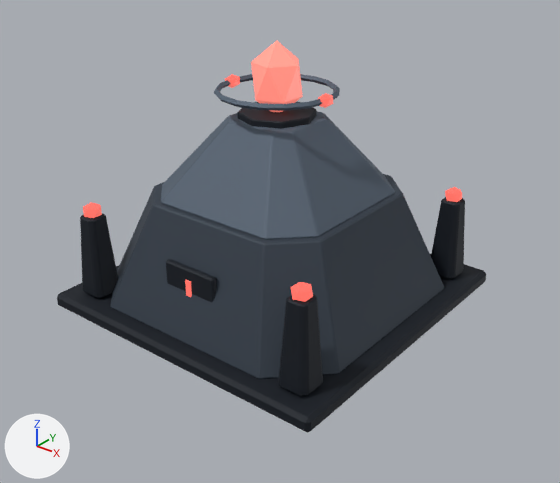
An edit to the glTF model assets/models/m_hq.glb, drawn before and after from the same camera.
Camera for both pictures: a camera (50 mm lens) standing at (8.06, -9.99, 7.33) and looking at (0.35, -0.36, 1.36). Every picture has the same lights, and +X, +Y and +Z are marked at lower left. The older version comes first. Where no turn or scale is listed for an object, it has been applied to the vertices. Vertices at exactly the same position are counted once.

Objects in the first picture: 'Core crystal', 'Field cage', 'Nexus'.
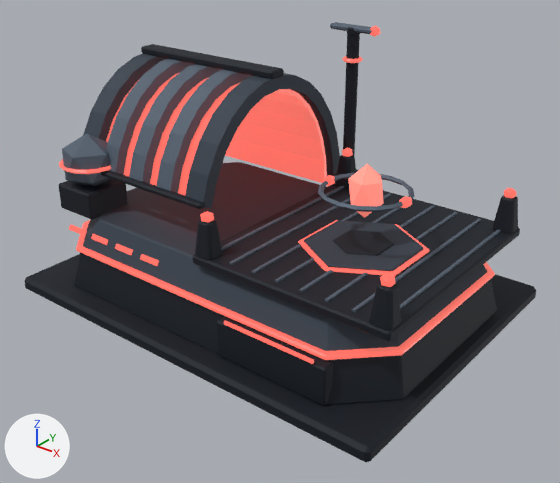
Commit message: Redesign the machine command centre as a long hooded command hull

What differs and where, as boxes (x1, y1, x2, y2) in the pictures (560 x 483 px; the box of a moved part takes in the faces that stretch with it):
```json
{"object": "Command hull", "change": "added", "after": [24, 34, 536, 463], "faces in mat_paint": [24, 34, 536, 463], "faces in mat_signal_ff3e31": [59, 56, 516, 364]}
{"object": "Nexus", "change": "deleted", "before": [57, 102, 486, 433], "faces in mat_paint": [57, 102, 486, 433], "faces in mat_signal_ff3e31": [83, 187, 462, 302]}
{"object": "Core crystal", "change": "moved, rescaled", "before": [251, 41, 303, 112], "after": [348, 164, 383, 218], "on screen": "32% narrower, 24% shorter"}
{"object": "Field cage", "change": "reshaped, moved", "before": [214, 74, 340, 111], "after": [318, 173, 414, 212], "on screen": "24% narrower"}
{"object": "Sensor head", "change": "added", "after": [330, 22, 381, 37], "on screen": "blue", "faces in mat_paint": [330, 22, 372, 35]}
{"part": 2, "of": "me_torus", "change": "moved or reshaped", "before": [214, 74, 340, 111], "after": [318, 173, 414, 212]}
{"part": 3, "of": "me_torus", "change": "moved or reshaped", "before": [225, 74, 240, 88], "after": [323, 175, 335, 186]}
{"part": 4, "of": "me_torus", "change": "moved or reshaped", "before": [318, 93, 333, 108], "after": [399, 196, 412, 208]}
```

Scene script edits in JSON lines:
```json
{"block": "me_icosphere_004", "where": "# used by ob_core_crystal; location = (0.0, 0.0, 4.12)"}
{"op": "remove", "block": "me_icosphere_004", "code": "me_icosphere_004.from_pydata(...)  # 12 vertices, 20 faces; spans x -0.429..0.429, y -0.408..0.408, z -0.64..0.64"}
{"op": "add", "block": "me_icosphere_004", "code": "me_icosphere_004.from_pydata(...)  # 12 vertices, 20 faces; spans x -0.286..0.286, y -0.272..0.272, z -0.46..0.46"}
{"block": "me_icosphere_004", "change": "me_icosphere_004 part 1: the whole mesh is scaled about its middle by (0.667, 0.667, 0.719)"}
{"block": "me_torus", "where": "# used by ob_field_cage; location = (0.0, 0.0, 3.93)"}
{"op": "remove", "block": "me_torus", "code": "me_torus.from_pydata(...)  # 88 vertices, 168 faces; spans x -1.11..1.11, y -1.06..1.06, z -0.12..0.12"}
{"op": "add", "block": "me_torus", "code": "me_torus.from_pydata(...)  # 88 vertices, 168 faces; spans x -0.81..0.81, y -0.77..0.77, z -0.1..0.1"}
{"block": "me_torus", "change": "me_torus part 2: the loose piece of 64 vertices spanning x -1.06..1.06, y -1.06..1.06, z -0.05..0.05 is scaled about its middle by (0.713, 0.713, 0.818)"}
{"block": "me_torus", "change": "me_torus part 3: the loose piece of 12 vertices spanning x -1.11..-0.89, y -0.15..0.15, z -0.12..0.12 is scaled about its middle by (0.833, 0.778, 0.833), then moved by (0.28, 0.0, 0.0)"}
{"block": "me_torus", "change": "me_torus part 4: the loose piece of 12 vertices spanning x 0.89..1.11, y -0.15..0.15, z -0.12..0.12 is scaled about its middle by (0.833, 0.778, 0.833), then moved by (-0.28, 0.0, 0.0)"}
{"op": "add", "block": "me_cube_019", "code": ["me_cube_019 = bpy.data.meshes.new('Cube.019')", "me_cube_019.from_pydata(...)  # 84 vertices, 156 faces; spans x -0.475..0.557, y -0.123..0.123, z -0.07..0.14", "# faces by material slot: [136, 20]", "me_cube_019.materials.append(mat_paint)", "me_cube_019.materials.append(mat_signal_ff3e31)"]}
{"op": "add", "block": "me_cube_1", "code": ["me_cube_1 = bpy.data.meshes.new('Cube')", "me_cube_1.from_pydata(...)  # 1380 vertices, 2592 faces; spans x -3.9..3.9, y -2.9..2.9, z 0.0..4.6", "# faces by material slot: [1768, 824]", "me_cube_1.materials.append(mat_paint)", "me_cube_1.materials.append(mat_signal_ff3e31)"]}
{"op": "remove", "block": "ob_nexus", "code": ["ob_nexus = bpy.data.objects.new('Nexus', me_cube)", "ob_nexus.location = (0.0, 0.0, 0.0)"]}
{"op": "set", "path": "ob_core_crystal.location", "old": "(0.0, 0.0, 4.12)", "new": "(2.0, -0.25, 2.7)"}
{"op": "set", "path": "ob_field_cage.location", "old": "(0.0, 0.0, 3.93)", "new": "(2.0, -0.25, 2.7)"}
{"op": "add", "block": "ob_sensor_head", "code": ["ob_sensor_head = bpy.data.objects.new('Sensor head', me_cube_019)", "ob_sensor_head.location = (0.1, 2.1, 4.62)"]}
{"op": "add", "block": "ob_command_hull", "code": ["ob_command_hull = bpy.data.objects.new('Command hull', me_cube_1)", "ob_command_hull.location = (0.0, 0.0, 0.0)"]}
```
